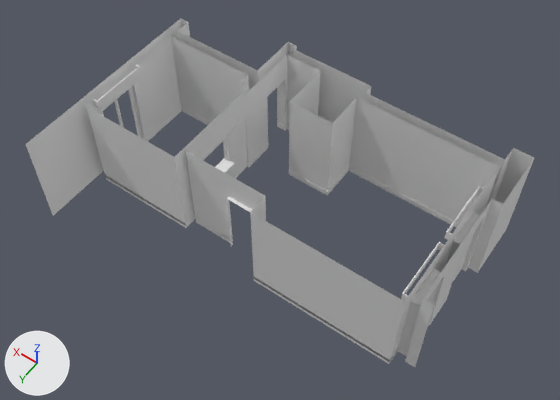
Renders of the Blender file Assets/Modelli/arch_base_2b.blend from each side of a commit.
The view is the same before and after, from a camera (50 mm lens) standing at (-7.75, 9.51, 18.04) and looking at (-0.12, -1.17, 1.26). Arrows for +X, +Y and +Z are at lower left; the lights stay in place.

The scene before the commit, as lines of its bpy script (objects in view):
```python
me_untitled_001 = bpy.data.meshes.new('Untitled.001')
me_untitled_001.from_pydata(...)  # 132 vertices, 116 faces; spans x -4.84..5.24, y -4.5..0.66, z 0.0..0.1
me_untitled_022 = bpy.data.meshes.new('Untitled.022')
me_untitled_022.from_pydata(...)  # 135 vertices, 86 faces, 1 loose edge; spans x -5.43..5.54, y -4.98..2.29, z -0.11..3.0
me_untitled_049 = bpy.data.meshes.new('Untitled.049')
me_untitled_049.from_pydata([(0.0, 0.02, 0.07), (0.0, 0.02, 2.15), (0.0, 0.74, 0.07), (0.0, 0.74, 2.15), (0.01, 0.02, 0.07), (0.01, 0.02, 2.15), (0.01, 0.74, 0.07), (0.01, 0.74, 2.15)], [], [(0, 1, 3, 2), (2, 3, 7, 6), (6, 7, 5, 4), (4, 5, 1, 0), (2, 6, 4, 0), (7, 3, 1, 5)])
ob_mura = bpy.data.objects.new('mura', me_untitled_022)
ob_mura.location = (0.0, 0.0, 0.0)
ob_mura_002 = bpy.data.objects.new('mura.002', me_untitled_001)
ob_mura_002.location = (0.0, 0.0, 0.0)
ob_porta = bpy.data.objects.new('porta', me_untitled_049)
ob_porta.parent = ob_stipiti
ob_porta.matrix_parent_inverse = Matrix(((1.0, 0.0, 0.0, -2.05), (0.0, 1.0, 0.0, 2.111), (0.0, 0.0, 1.0, -1.076), (0.0, 0.0, 0.0, 1.0)))
ob_porta.location = (2.013, -2.489, -0.0654)
```
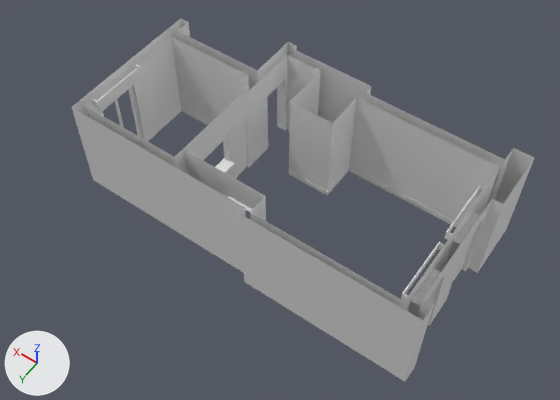
Boxes (x1, y1, x2, y2) around the edits, measured in the pictures (560 x 400 px):
'mura', reshaped (9% narrower)
    before: (26, 18, 534, 367)
    after: (72, 18, 534, 381)
part 1 of me_untitled_022, built on
    before: (26, 91, 434, 367)
    after: (72, 91, 434, 381)

What changed in the scene script:
```text
Change me_untitled_022:
    used by ob_mura; location = (0.0, 0.0, 0.0)
    remove me_untitled_022.from_pydata(...)  # 135 vertices, 86 faces, 1 loose edge; spans x -5.43..5.54, y -4.98..2.29, z -0.11..3.0
    add me_untitled_022.from_pydata(...)  # 140 vertices, 90 faces, 1 loose edge; spans x -5.43..5.54, y -4.98..0.84, z -0.11..3.0
    me_untitled_022 part 1
    5 vertices are removed from x -5.43..5.54, y 0.36..2.29, z -0.11..3.0
    3 faces are deleted
    5 vertices are added at (5.54, 0.62, -0.11), (-5.41, 0.36, -0.11), (-0.36, 0.62, -0.11), (-0.36, 0.84, -0.11), (-5.41, 0.84, -0.11)
    5 new vertices lie (0.0, 0.0, 3.11) away from vertices in x -5.41..5.54, y 0.36..0.84, z -0.11
    7 new faces join them
```
